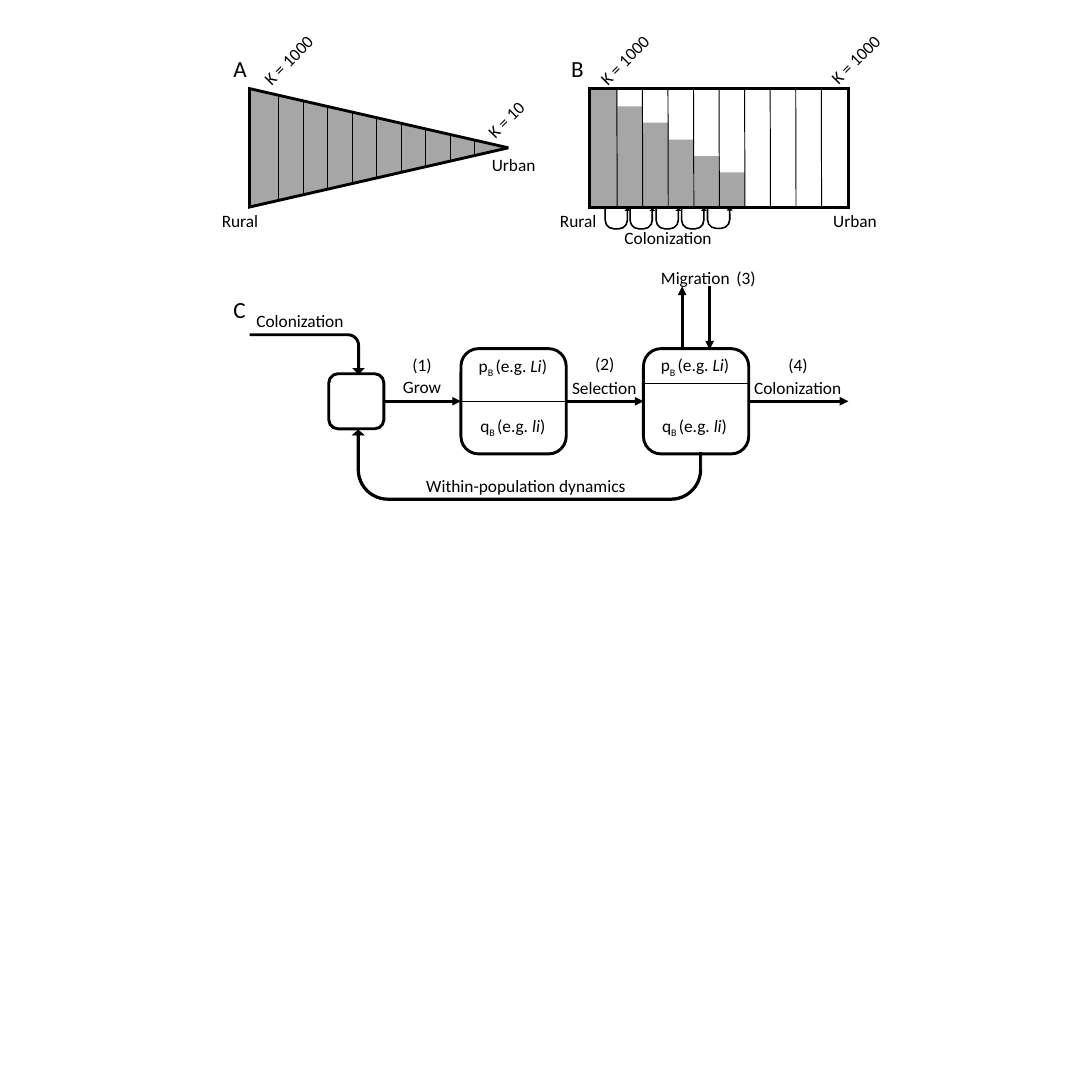
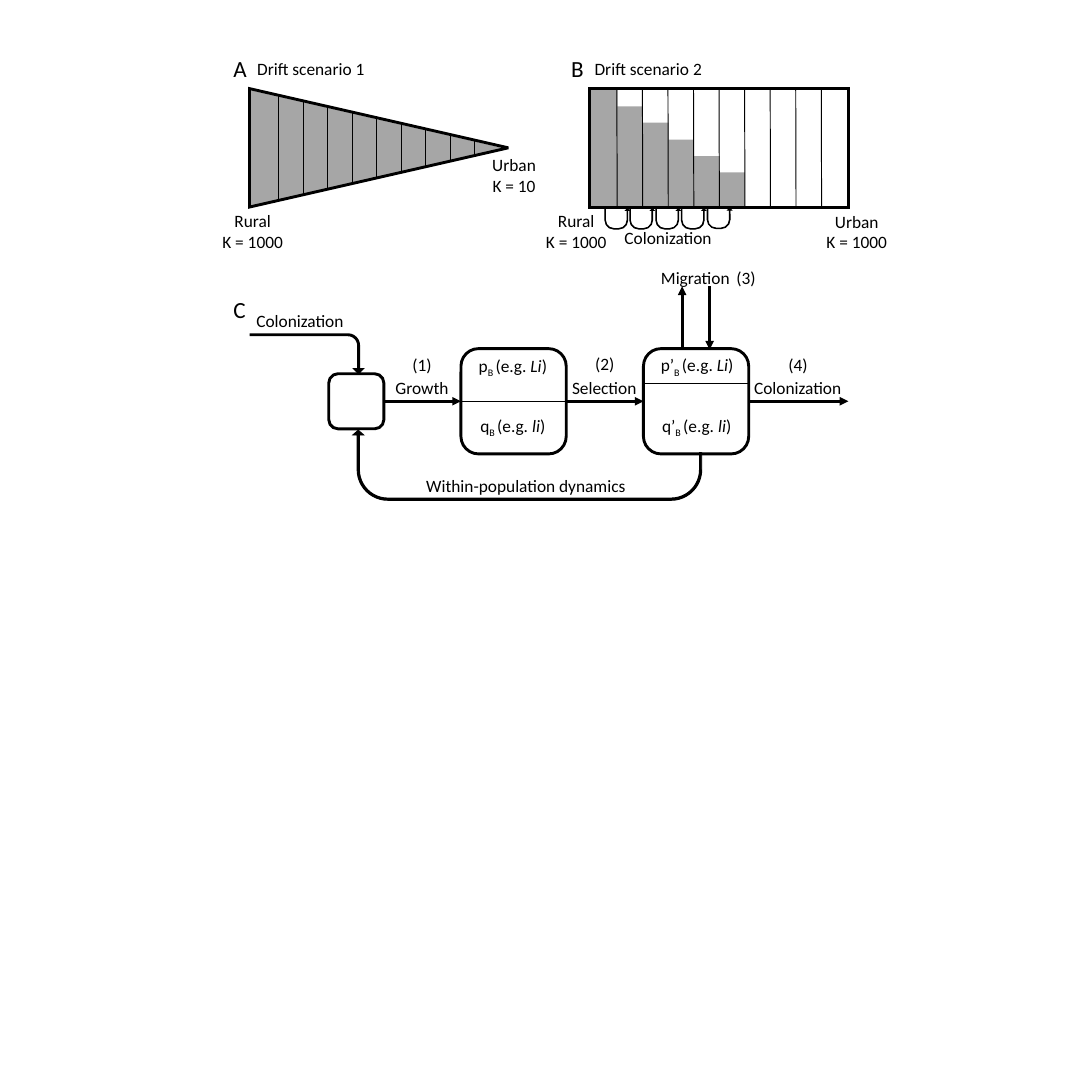
Before and after one commit to James-S-Santangelo/Simulating-Evolutionary-Clines-SEC-, a slide deck: slide 2 of SEC_Manuscript-Figures.pptx (slide 1 before the commit). Drawn at 1092x1092 pixels with LibreOffice and Linux fonts; fonts in the diff are those of the drawing. Boxes give left, top, right and bottom in pixels: in the first picture for what was removed or moved away, otherwise in the second. Text is boxed around its words. In the diff, an @@ line names an element or a change of style, - is before the commit and + after.

```diff
--- a/SEC_Manuscript-Figures.pptx
+++ b/SEC_Manuscript-Figures.pptx
@@ text added at box(257, 63, 365, 75), 18 pt, text #000000 @@
+Drift scenario 1
@@ group removed at box(255, 80, 843, 138): 4 texts @@
-K = 1000
-K = 10
-K = 1000
-K = 1000
@@ text added at box(595, 63, 702, 75), 18 pt, text #000000 @@
+Drift scenario 2
@@ text at box(492, 159, 536, 171): alignment left to centre @@
@@ rectangle: place and size @@
-rectangle at box(694, 156, 720, 205)
+rectangle at box(688, 156, 720, 205)
@@ text at box(493, 180, 536, 192): paragraph added @@
+K = 10
@@ text "Rural": place and size @@
-text "Rural" at box(560, 215, 596, 227)
+text "Rural" at box(546, 215, 606, 248)
@@ text "Urban": place and size @@
-text "Urban" at box(833, 215, 877, 227)
+text "Urban" at box(826, 216, 887, 248)
@@ text at box(222, 236, 283, 248): paragraph added @@
+K = 1000
@@ text at box(234, 215, 270, 227): alignment left to centre @@
@@ text at box(546, 236, 606, 248): paragraph added @@
+K = 1000
@@ text at box(558, 215, 594, 227): alignment left to centre @@
@@ text at box(826, 236, 887, 248): paragraph added @@
+K = 1000
@@ text at box(835, 216, 879, 228): alignment left to centre @@
@@ text at box(661, 358, 734, 379): text changed @@
-pB (e.g. Li)
+p’B (e.g. Li)
@@ text at box(395, 382, 448, 394): text changed @@
-Grow
+Growth
@@ text at box(662, 419, 731, 436): text changed @@
-qB (e.g. li)
+q’B (e.g. li)
```
Also in this commit, not shown: 4 other slides changed, 1 slide added, 4 other files.
